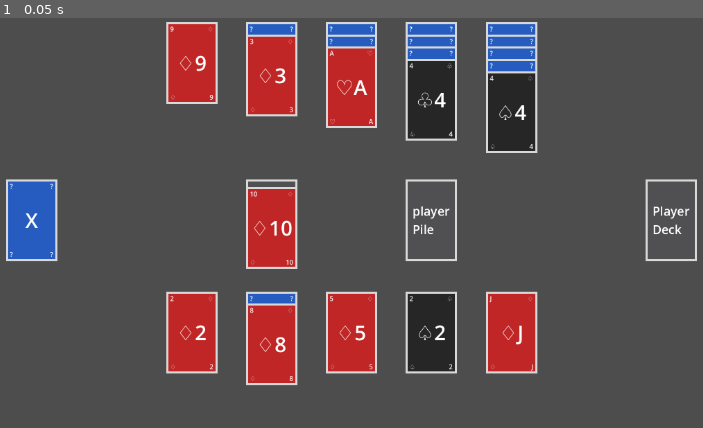
Above: before the commit, frame 1.
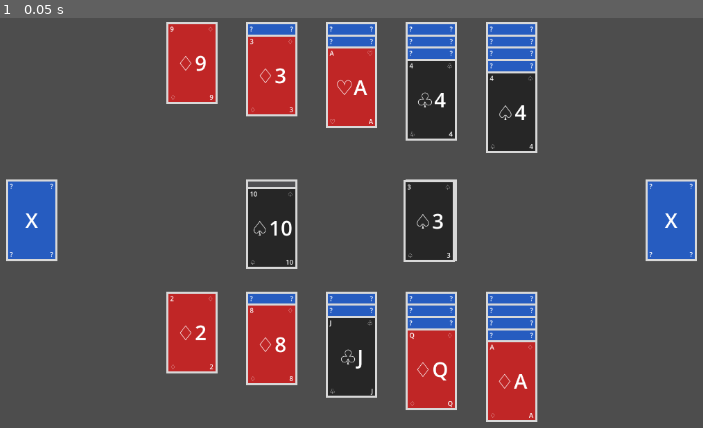
Above: after the commit, the same moment.

Repository: dbmanthy/GoFish
Game: Godot game, scene res://Scenes/main.tscn
Same seed, same stepped clock (60 frames per second), same inputs: the game is played once before the commit and once after it.
Inputs:
- Up to frame 1 (0.05 s): no input

The runs differ from the first frame. In frame 1, 9.4% of the frame differs, in the area x 35-99%, y 39-99%.

Commit message:
Add files via upload
Build added 
here goez

Diff:
--- a/scripts/card.gd
+++ b/scripts/card.gd
@@ -18,6 +18,7 @@
 	return self
 
 func reveale_card() -> void:
+	revealed = true
 	if suit in ['♤','♧']:
 		$CardOutter/CardColor.color = Color("#262626")
 	else:
@@ -32,6 +33,7 @@
 	$CardOutter/CardInner/Number/Label.text = suit+value
 
 func hide_card() -> void:
+	revealed = false
 	$CardOutter/CardColor.color = Color("#265cc0")
 
 	$CardOutter/CardInner/TopSymbols/NumberLeft.text = ' ?'
--- a/scripts/dealer.gd
+++ b/scripts/dealer.gd
@@ -22,19 +22,22 @@
 
 var opponent_is_stuck:bool = false
 var win_state:bool = false
+var round_win_recorded:bool = false
 
 var card_half_size:Vector2
 var card_scaler:float = 1
 var play_area_req_dims:Vector2 = Vector2(6,5.5)
 
 var ordering_temp:int = 0
+var difficulty_scalar:float = 0
+var difficutly_scalar_bounds:Vector2 = Vector2(0,3)
 
 func _ready() -> void:
 	create_deck()
 	card_half_size = cards[0].card_size()/2
 	create_play_piles()
 	set_play_area()
-	set_up_game(6,46)
+	set_up_game(26,26)
 
 func _process(delta: float) -> void:
 	move_card()
@@ -93,34 +96,31 @@
 						stuck = true
 						unstick_game()
 				'messy':
-					print('clicked when win state ' + str(win_state))
+					print('slapped when win state ' + str(win_state))
 					if win_state:
 						round_won('PLAYER', target_pile)
 
 		elif holding_card:
-			#added additional if statemtn to idicate game rules vs game lagic, could find a better way to decouple this
-			if target_pile.stack.size() == 0 and target_pile.stack_type != 'clean' and !stuck:
-				target_pile.add_card(held_card)
-				holding_card = false
-				held_card = null
-			else:
-				match target_pile.stack_type:
-					'messy':
-						if abs(held_card.value_to_int() - target_pile.top_card.value_to_int()) == 1 or abs(held_card.value_to_int() - target_pile.top_card.value_to_int()) >= 12 or stuck:
-							target_pile.add_card(held_card)
-							holding_card = false
-							held_card = null
-							if stuck:
-								stuck = false
-							shared_piles_changed.emit()
-							win_state = in_win_state()
-							if win_state:
-								game_winnable.emit()
-					'stacked':
-						if held_card.value_to_int() == target_pile.top_card.value_to_int() and !stuck:
-							target_pile.add_card(held_card)
-							holding_card = false
-							held_card = null
+			match target_pile.stack_type:
+				'clean':
+					pass
+				'messy':
+					if target_pile.has_cards() and (abs(held_card.value_to_int() - target_pile.top_card.value_to_int()) == 1 or abs(held_card.value_to_int() - target_pile.top_card.value_to_int()) >= 12 or stuck):
+						target_pile.add_card(held_card)
+						holding_card = false
+						held_card = null
+						if stuck:
+							stuck = false
+						shared_piles_changed.emit()
+						round_win_recorded = false
+						win_state = in_win_state()
+						if win_state:
+							game_winnable.emit()
+				'stacked':
+					if !target_pile.has_cards() or (held_card.value_to_int() == target_pile.top_card.value_to_int() and !stuck):
+						target_pile.add_card(held_card)
+						holding_card = false
+						held_card = null
 
 func manuel_move_card(from_pile:PlayPile, to_pile:PlayPile):
 	var in_flight_card:Card = from_pile.pop_card()
@@ -129,8 +129,11 @@
 	animate_card(in_flight_card, from_position, in_flight_card.position)
 	if from_pile.has_cards() and from_pile.stack_type != 'clean':
 		from_pile.stack.front().reveale_card()
+	#negative feedback loop
+	difficulty_scalar = 0.1 * (tally_cards(false, play_piles['player_pile']) - tally_cards(true, play_piles['player_pile']))
+	difficulty_scalar = clamp(difficulty_scalar, difficutly_scalar_bounds.x, difficutly_scalar_bounds.y)
 	var rng:RandomNumberGenerator = RandomNumberGenerator.new()
-	await get_tree().create_timer(rng.randf_range(0,3.2)).timeout# opponents "think time"
+	await get_tree().create_timer(rng.randf_range(0 + difficulty_scalar,3.2 +  difficulty_scalar)).timeout# opponents "think time"
 	to_pile.set_card_display_order()
 	move_made.emit()
 	win_state = in_win_state()
@@ -208,6 +211,13 @@
 	clear_game()
 	held_card = null
 	holding_card = false
+	#positive feed back loop to counter
+	if player_card_count <= 19:
+		difficutly_scalar_bounds = Vector2(2,2)
+	elif opponent_card_count <= 14:
+		difficutly_scalar_bounds = Vector2(0,1)
+	else:
+		difficutly_scalar_bounds = Vector2(0,3)
 	var temp_cards:Array = [] + shuffle_deck(cards)
 	for card in temp_cards:
 		card.hide_card()
@@ -308,19 +318,22 @@
 	return player_in_win_state or opponent_in_win_state
 
 func round_won(winner:String, slapped_pile:PlayPile) -> void:
-	print(winner +' WON')
-	var opp_pile:PlayPile
-	var plr_pile:PlayPile
-	var remaining_pile = play_piles['opponent_pile'] if slapped_pile == play_piles['player_pile'] else play_piles['player_pile']
-
-	if winner == 'opponent':
-		opp_pile = slapped_pile
-		plr_pile = remaining_pile
-	else:
-		plr_pile = slapped_pile
-		opp_pile = remaining_pile
-
-	set_up_game(tally_cards(false, plr_pile), tally_cards(true, opp_pile))
+	if !round_win_recorded:
+		round_win_recorded = true
+		win_state = false
+		print(winner +' WON')
+		var opp_pile:PlayPile
+		var plr_pile:PlayPile
+		var remaining_pile = play_piles['opponent_pile'] if slapped_pile == play_piles['player_pile'] else play_piles['player_pile']
+		print('slapped pile size ' + str(slapped_pile.stack.size()) + ' vs ' + str(remaining_pile.stack.size()))
+		if winner == 'OPPONENT':
+			opp_pile = slapped_pile
+			plr_pile = remaining_pile
+		else:
+			plr_pile = slapped_pile
+			opp_pile = remaining_pile
+
+		set_up_game(tally_cards(false, plr_pile), tally_cards(true, opp_pile))
 
 func tally_cards(is_opponent_pile:bool, result_pile:PlayPile) -> int:
 	var card_tally:int = 0
@@ -329,10 +342,13 @@
 			card_tally += pile.stack.size()
 
 	if is_opponent_pile:
-		card_tally -= play_piles['opponent_pile']
+		card_tally -= play_piles['opponent_pile'].stack.size()
 	else:
-		card_tally -= play_piles['player_pile']
+		card_tally -= play_piles['player_pile'].stack.size()
 
 	card_tally += result_pile.stack.size()
 
 	return card_tally
+
+func opponent_trigger_win_state():
+	win_state = true
--- a/scripts/opponent.gd
+++ b/scripts/opponent.gd
@@ -7,6 +7,7 @@
 signal move_card
 signal no_available_move
 signal opponent_won
+signal game_winnable
 
 var held_card:Card
 
@@ -17,7 +18,6 @@
 var multicard_stacks:Array
 var remaining_cards:int
 var making_move:bool = false
-var game_winnable:bool = false
 
 func _process(delta: float) -> void:
 	if !making_move:
@@ -26,21 +26,20 @@
 func find_move() -> bool:
 	for card_val in play_piles.keys():
 		for target_val in target_piles.keys():
-			if abs(card_val - target_val) == 1 or abs(card_val - target_val) >= 12:
+			if target_piles[target_val].has_cards() and (abs(card_val - target_val) == 1 or abs(card_val - target_val) >= 12):
 				initiate_move_card(play_piles[card_val],target_piles[target_val])
 				send_stuck_state(false)
 				#print('center move')
 				return true
-		if empty_piles.size() > 0 and multicard_stacks.size() != 0 and play_piles[card_val].stack.size() > 1:
+		if !solid_stack(play_piles[card_val]) and empty_piles.size() > 0 and multicard_stacks.size() != 0 and play_piles[card_val].stack.size() > 1:
 			initiate_move_card(play_piles[card_val],empty_piles[0])
 			send_stuck_state(false)
 			#print('solitare move')
 			return true
-		if card_val in stackable_piles.keys() and remaining_cards > 5:
+		if !solid_stack(play_piles[card_val]) and card_val in stackable_piles.keys() and remaining_cards > 5:
 			initiate_move_card(play_piles[card_val],stackable_piles[card_val])
 			send_stuck_state(false)
 			#print('stack move')
-			#todo after takeing off card if next card is of the same value move it as well?
 			return true
 	send_stuck_state(true)
 	return false
@@ -70,6 +69,7 @@
 		if pile.stack.size() > 1:
 			multicard_stacks.append(pile)
 	if remaining_cards == 0:
+		game_winnable.emit()
 		set_game_winnable()
 
 func get_target_piles() -> void:
@@ -115,15 +115,24 @@
 
 func slap_pile() -> PlayPile:
 	var rng:RandomNumberGenerator = RandomNumberGenerator.new()
-	var big_pile:PlayPile = target_piles[0]
-	var little_pile:PlayPile = target_piles[1]
+	var big_pile:PlayPile = target_piles.values()[0]
+	var little_pile:PlayPile = target_piles.values()[1]
 
 	if big_pile.stack.size() < little_pile.stack.size():
-		big_pile = target_piles[1]
-		little_pile = target_piles[0]
+		big_pile = target_piles.values()[1]
+		little_pile = target_piles.values()[0]
 
 	var pick:float = little_pile.stack.size()/big_pile.stack.size()
 
 	if rng.randf() > pick:
 		return little_pile
 	return big_pile
+
+func solid_stack(pile:PlayPile) -> bool:
+	if !pile.has_cards() or pile.stack.size() == 1:
+		return false
+	var pile_val = pile.stack.front().value_to_int()
+	for card in pile.stack:
+		if card.value_to_int() != pile_val or !card.revealed:
+			return false
+	return true
--- a/scripts/signal_manager.gd
+++ b/scripts/signal_manager.gd
@@ -25,3 +25,5 @@
 
 	$Opponent.opponent_won.connect($Dealer.round_won)
 	$Dealer.game_winnable.connect($Opponent.set_game_winnable)
+
+	$Opponent.game_winnable.connect($Dealer.opponent_trigger_win_state)
Binary file added: SpeedBuild/index.apple-touch-icon.png
Not shown, added: export_presets.cfg
